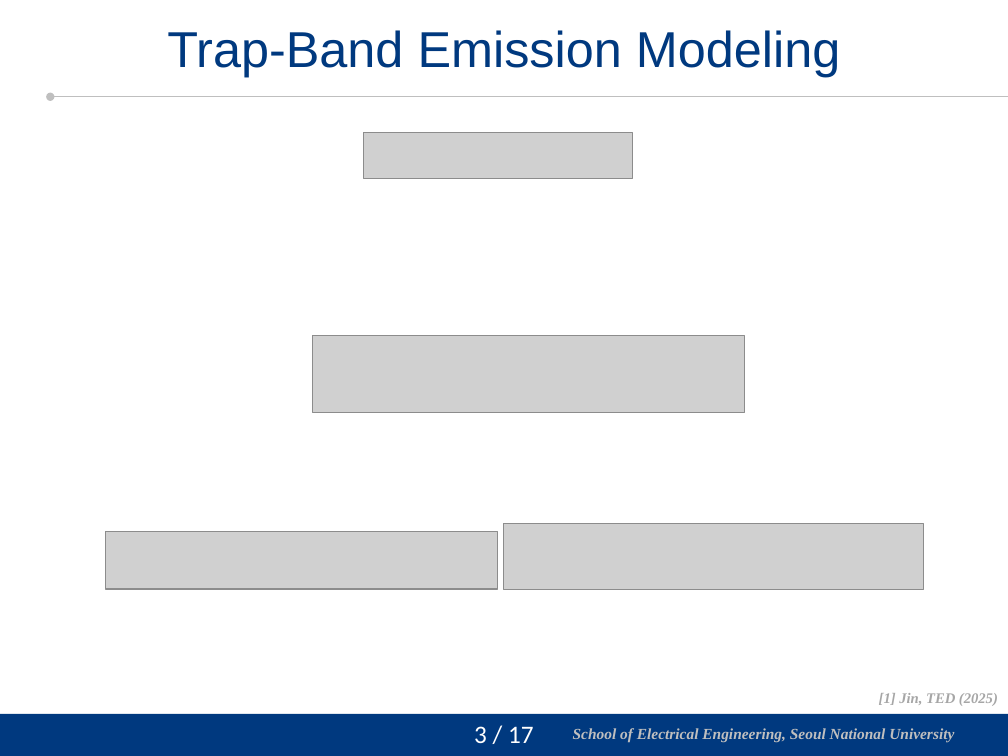
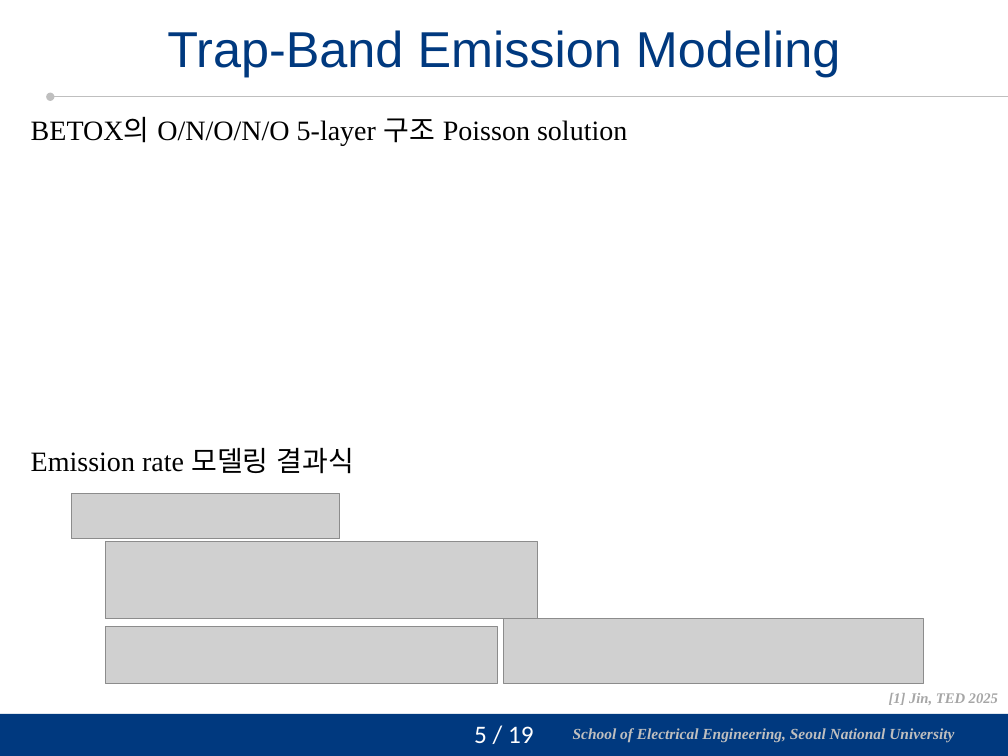
Before and after one commit to vectorcont62-dev/Graduation-SNU-MS, a slide deck: slide 5 of 진명 석사졸업 연구 정리.pptx (slide 4 before the commit). Drawn at 1008x756 pixels with LibreOffice and Linux fonts; fonts in the diff are those of the drawing; grey boxes stand for pictures; background and template pictures are left out. Boxes give left, top, right and bottom in pixels: in the first picture for what was removed or moved away, otherwise in the second. Text is boxed around its words. In the diff, an @@ line names an element or a change of style, - is before the commit and + after.

Commit message:
Presentation material layout finished. More details to be added.

```diff
--- a/진명 석사졸업 연구 정리.pptx
+++ b/진명 석사졸업 연구 정리.pptx
@@ text added at bbox=[31, 118, 627, 145], 20 pt, text #000000 @@
+BETOX의 O/N/O/N/O 5-layer 구조 Poisson solution
@@ text added at bbox=[31, 447, 353, 474], 20 pt, text #000000 @@
+Emission rate 모델링 결과식
@@ picture: place and size @@
-picture at bbox=[363, 133, 632, 178]
+picture at bbox=[72, 493, 341, 538]
@@ picture: place and size @@
-picture at bbox=[312, 336, 745, 412]
+picture at bbox=[106, 542, 538, 619]
@@ picture: place and size @@
-picture at bbox=[106, 531, 498, 589]
+picture at bbox=[106, 627, 498, 684]
@@ picture: place and size @@
-picture at bbox=[504, 524, 923, 590]
+picture at bbox=[504, 619, 923, 684]
@@ text at bbox=[889, 693, 998, 705]: text changed @@
-[1] Jin, TED (2025)
+[1] Jin, TED 2025
@@ page number at bbox=[474, 726, 534, 743]: text changed @@
-3 / 17
+5 / 19
```
Also in this commit, not shown: 12 other slides changed, 6 slides added, 2 slides removed.
